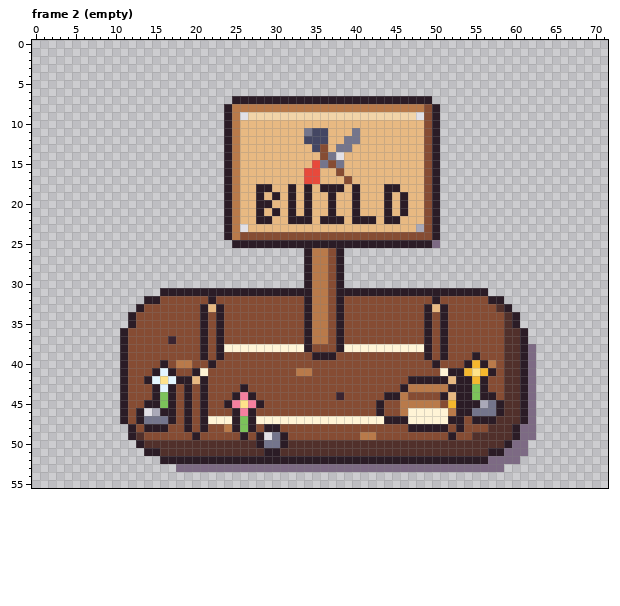
One commit to this pixel-art file: aseprite-source/v3/states2/tool_shed/tool_shed-empty.aseprite. The first picture shows the starting point.
72x56 pixels, 4 frames. Colours within 5 levels of each other are drawn and written as one. Shown: frame 2 (empty). The commit also changed other frames, which this record leaves out.
The same view after the edit:
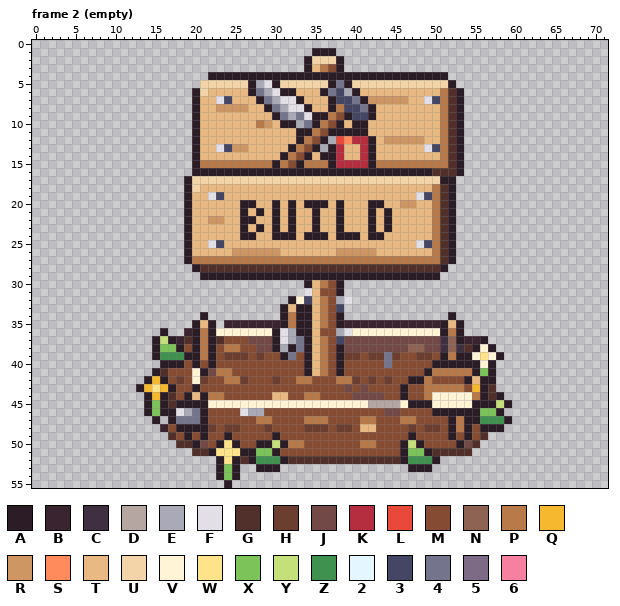
Palette (. is transparent): A #2b1c26  B #3a2430  C #402f40  D #b5a6a1  E #aaa9b8  F #e2e0e6  G #51302b  H #6c3e2f  J #724947  K #b52e3f  L #e8493b  M #864c33  N #8e6354  P #b97a4a  Q #f5b82e  R #ce9663  S #ff8a5c  T #e8b982  U #f2d4a8  V #fff4d6  W #ffe38a  X #7cc35a  Y #c4e07a  Z #3f9150  2 #e4f6ff  3 #444663  4 #74758c  5 #7d6a84  6 #f5809f
Change:
Changed rows in their new state; - is an unchanged pixel.
Frame 2 (empty):
first column x 11:
 1 ------------------------AAA-------------------------
 2 -----------------------AUUUA------------------------
 3 -----------------------ATPMA------------------------
 4 -----------AAAAAAAAAAAAAAAAAAAAAAAAAAAAAA-----------
 5 ----------UUUUUUAEFAUUUUUUA4AUUUUUUUUUUUUA----------
 6 ---------AUTTTTTA4EFAATTTA43EATTTTTTTTTTPGA---------
 7 ---------ATTF3TTT-4EFF-TTT-334-RRRRRTTF3PGA---------
 8 ---------ATTRRRRTTA4EFFATTA-334ATTTTTTTTPGA---------
 9 ---------ATTTTTTTTTA4E4FAAPMA33ATTTTTTTTPGA---------
10 ---------ATTTTT--PR-AAE4APMA-AA-------TTPGA---------
11 ---------ATTTTT-------AAPMAAAAA-------TTPGA---------
12 ---------ATTTTT-------APMAELSKKA-RRRRRTTPGA---------
13 ---------ATTF3RR-----APMAEAKT-KA------F3PGA---------
14 ---------ATTTTT-----APMA-AAK--KA------TTPGA---------
15 ---------APPPP-PPPPAPMAPPPAKKKKAPPPPPPPPPGA---------
16 ---------AAAA-AAAAAAAAAAAAAAAAAAAAAAAAAGGGA---------
17 --------AUUUUUUUUUUUUUUUUUUUUUUUUUUUUUUUAA----------
18 --------AUTTTTT--TT--T-T-TTT-T---TT---TPGA----------
19 --------ATTF3TT--T-T-T-T--T--T---T-T-F3PGA----------
20 --------ATTTTTTAATTA----AATA-T-AAT-RR-TPGA----------
21 --------ATTTTTTA-------TA-TA-T-A---T--TPGA----------
22 --------ATTRRTTAATTA--TTATT--TT---T---TPGA----------
23 --------ATTTTTTA-A-A-A--A--A---A-A---TTPGA----------
24 --------ATTTTTTAATTAAATAAATAAATAATTTTTTPGA----------
25 --------ATTF3TTTTTTTTTTTTTTTTTTTTTTTTF3PGA----------
26 --------ATTTTTRRRRRRTTTTTTTRRRRRTTTTTTTPGA----------
27 --------APPPPPPPPPPPPPPP--PPPPPPPPPPPPPPGA----------
28 ---------AGGGGGGGGGGGGGGGGGGGGGGGGGGGGGGA-----------
29 ----------AAAAAAAAAAAAA-AAA-AAAAAAAAAAAA------------
30 ------------------------T---------------------------
31 -----..................FTM--..................------
32 ---..................AV3T--EF...................----
33 --..................ATA-T--3.....................---
34 -.........-.........APA-T---.............A........--
35 -........ATA.BBBBBBBAPA-T---BBBBBBBBBBBB-TA.......--
36 .....A..BAPAVVVVVVVAFEA-TM-EFVVVVVVVVVVV-PA........-
37 ....AYABGAPAG---JJJAFE4-T--3JJJJJJJJJJJJCNABBA.....-
38 ....AXXA-APAMPPMMJJAEA4-TP--JJJJJJJJNNJJCNCGAVA.....
39 ....AZZZAAPAMHHH-H--A4-ATPMAHH-HH4H--HH--PAAVWVA....
40 .....-AAMA-------------ATP-A-----4------AAA-AVA.....
41 ....-GM--VAJPP--------MATP-A----------APPPPPAX-.....
42 ...-QAMHMVH--PPH---H--PP---PPH-H-H----PMMMM-T-A.....
43 ..AQWQ--MAM----M------------J-J-----MM---PPMQ-G.....
44 ...AQAG--T-PP-MMM--TT--PP--M-JJJJMMA--PVVVVVP-GA....
45 ...-XAGA-A-VVVVVVVVVVVVVVVVVVVVDDDDVAAAVVVVV-AAYA...
46 ...AX--FE4----MFEE--------------MJJMMMMAAA--AXX-....
47 ....A.-444-MMMMMMPPMMMMPPPMMMMPPMMMPPMMMM-PA-ZZZA...
48 -....B-A-A-H-HHMM-HM---HHH-HH-TT----HMHHMAPA-AAA....
49 -.....G-AMA--A-M-MMAM---------MM----A------AM-......
50 --.....--AJMAWAMM-AY-PPMMMMMMMPPMMMAYAMMMMAJ-......-
51 ---......--AWWWAAXX-MMMMMMMMMMMMMMMAXXA-----.......-
52 -----.......-W-G-ZZZ-GGGGGGGGGGGGGG-ZZZ-..........--
53 -------.....AXA..AAA................AAA.........----
54 ------------AXA-------------------------------------
55 -------------A--------------------------------------
Changed places in both pictures, as pixel boxes (x1, y1, x2, y2):
changed: (120, 48, 536, 488)
